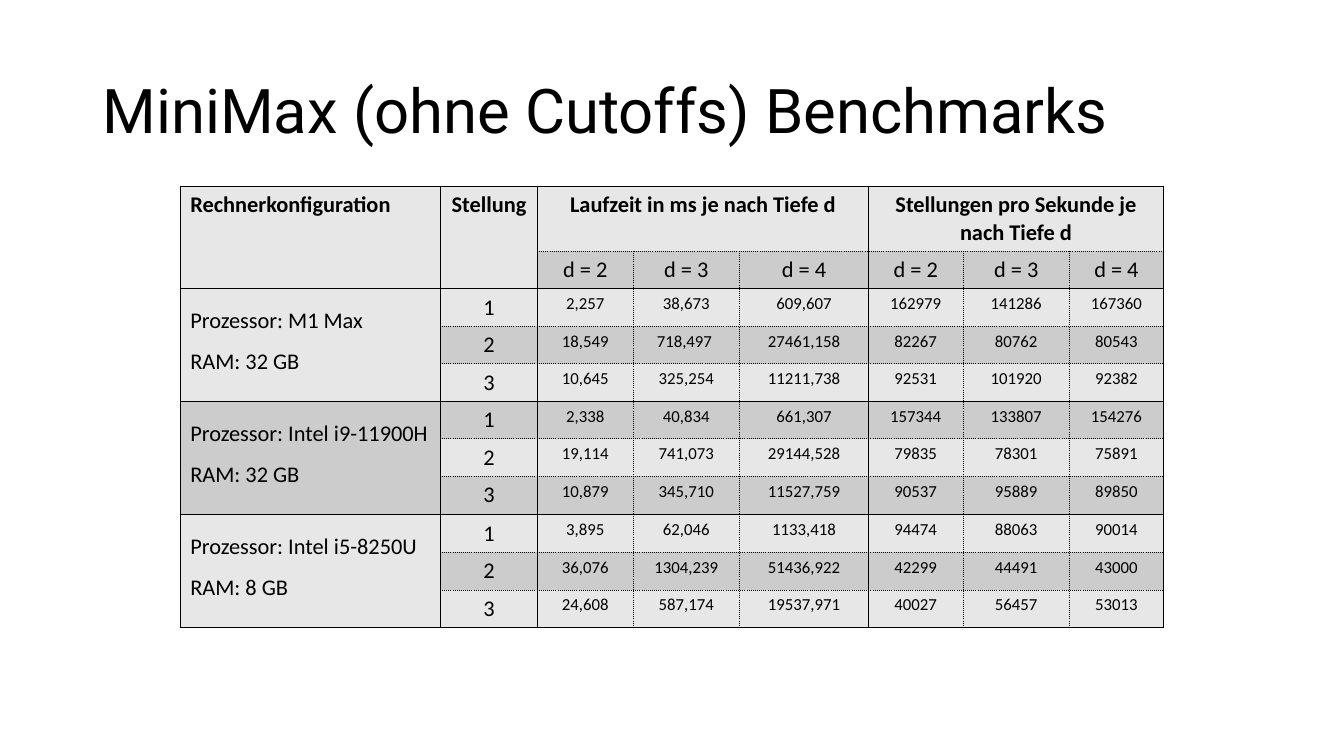
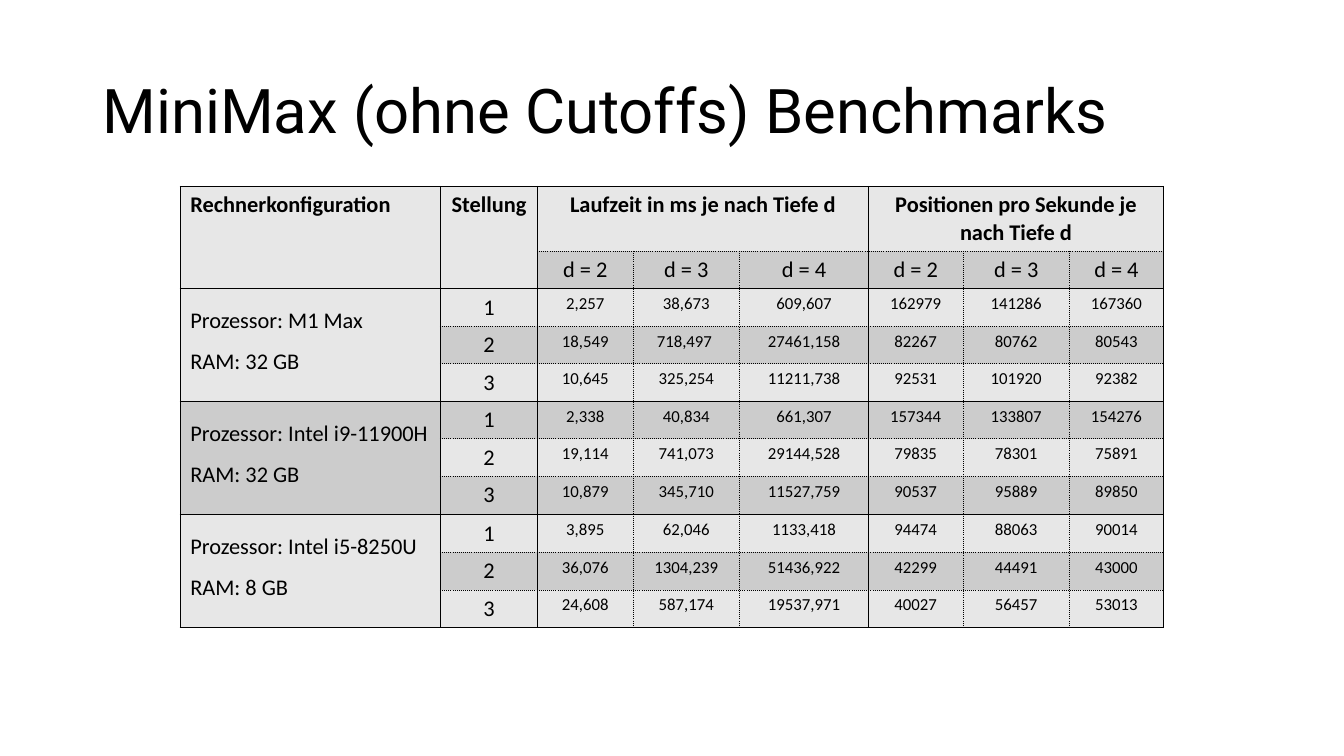
Before and after one commit to patrickzda/chess_engine, a slide deck: slide 5 of PJ_KI_MST2.pptx (slide 3 before the commit). Drawn at 1344x756 pixels with LibreOffice and Linux fonts; fonts in the diff are those of the drawing. Boxes give left, top, right and bottom in pixels: in the first picture for what was removed or moved away, otherwise in the second. Text is boxed around its words. In the diff, an @@ line names an element or a change of style, - is before the commit and + after.

```diff
--- a/PJ_KI_MST2.pptx
+++ b/PJ_KI_MST2.pptx
@@ table at bbox=[180, 187, 1165, 622] @@
-row 1, column 6: Stellungen pro Sekunde je nach Tiefe d
+row 1, column 6: Positionen pro Sekunde je nach Tiefe d
```
Also in this commit, not shown: 3 other slides changed, 2 slides added, 4 other files.
